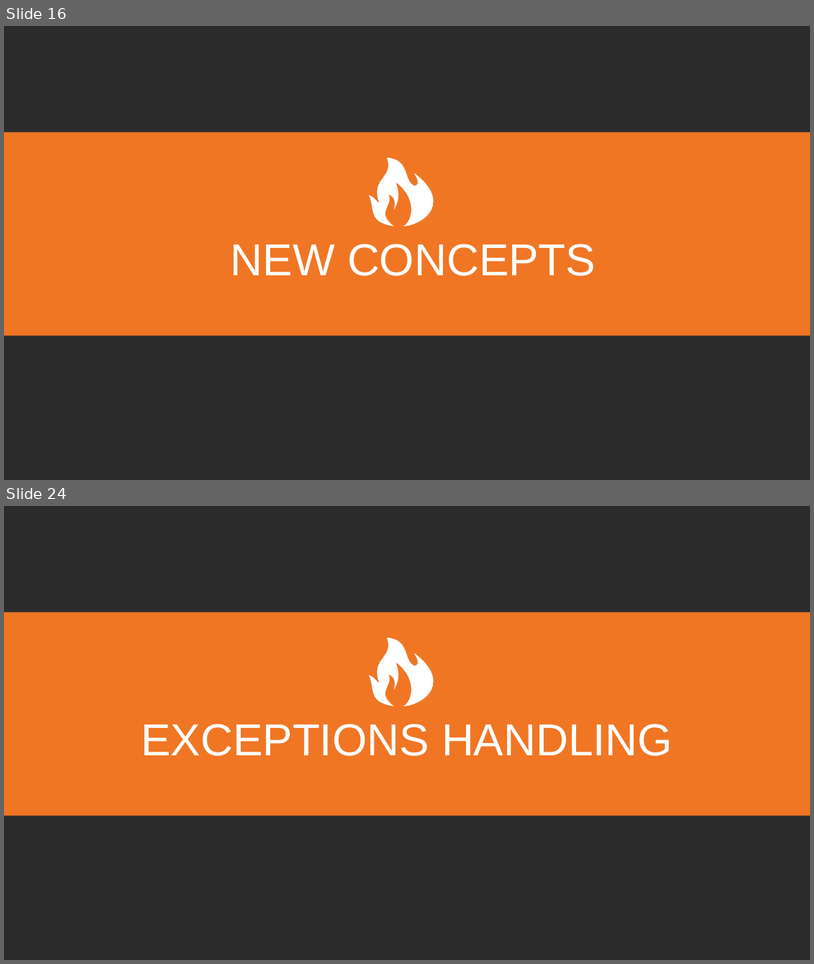
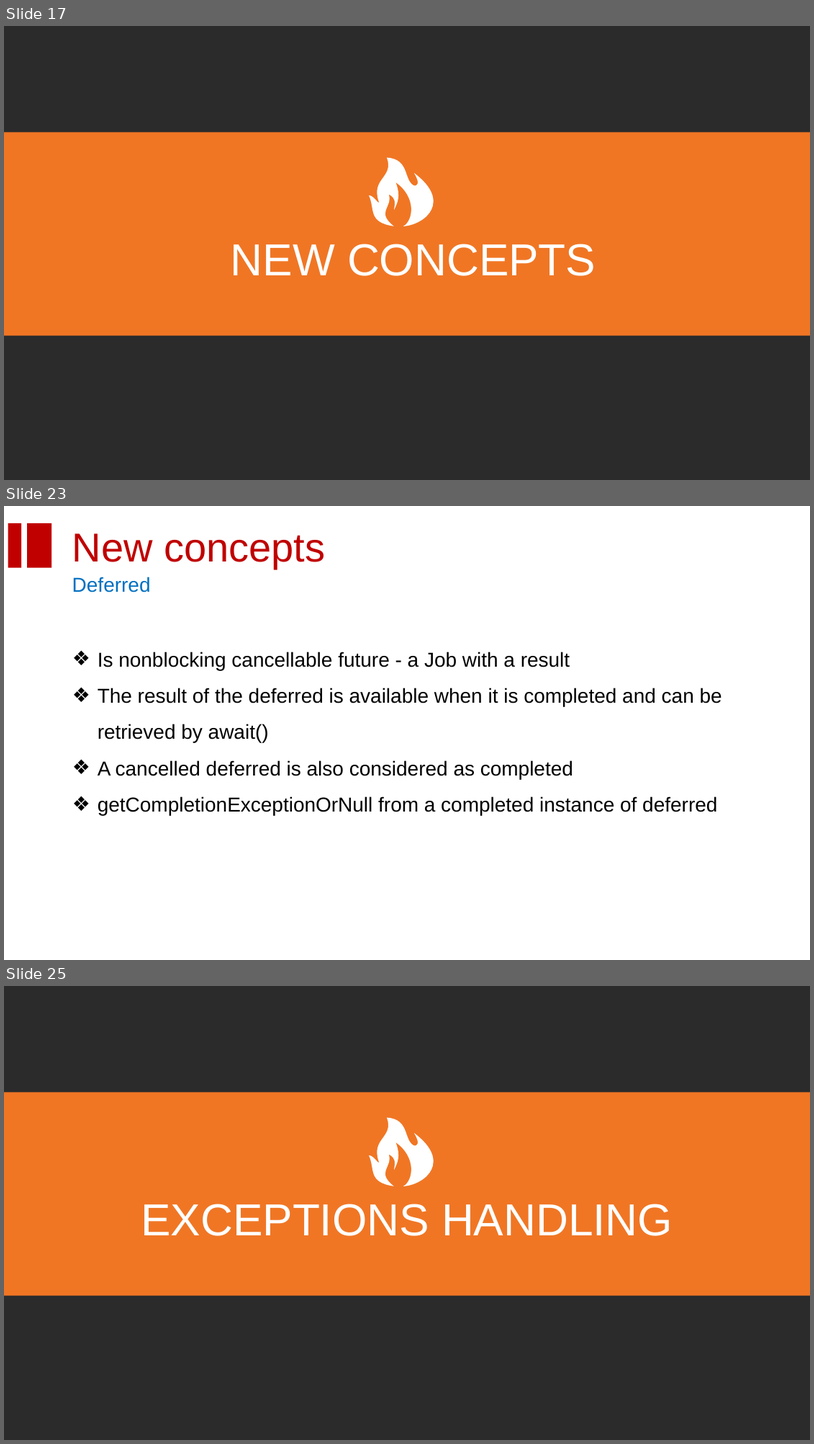
Before and after one commit to homanad/KotlinCoroutines, a slide deck: Coroutine.pptx. Shown one above the other, each under a label of ours: slides 16 and 24 before the commit, slides 17, 23 and 25 after it; the slides between them are not shown. The pictures are 814x964 and 814x1444 pixels, drawn with LibreOffice and Linux fonts; fonts in the diff are those of the drawing; background and template pictures are left out; a plain dark background stands for a picture behind light text. Boxes give left, top, right and bottom in pixels: in the first picture for what was removed or moved away, otherwise in the second. Text is boxed around its words. In the diff, an @@ line names an element or a change of style, - is before the commit and + after.

```diff
--- a/Coroutine.pptx
+++ b/Coroutine.pptx
@@ slide 23 added at [4, 506, 810, 960], background picture (left out) @@
@@ rectangle added at [8, 524, 22, 568], fill #C00000 @@
@@ rectangle added at [27, 523, 52, 568], fill #C00000 @@
@@ text added at [72, 533, 325, 568], 36 pt, text #C00000 @@
+New concepts
@@ text added at [72, 577, 151, 592], 18 pt, text #0070C0 @@
+Deferred
@@ text added at [98, 651, 723, 815], 18 pt, text #000000 @@
+❖ Is nonblocking cancellable future - a Job with a result
+❖ The result of the deferred is available when it is completed and can be retrieved by await()
+❖ A cancelled deferred is also considered as completed
+❖ getCompletionExceptionOrNull from a completed instance of deferred
@@ what was slide 16 is now slide 17 @@
@@ what was slide 24 is now slide 25 @@
```
Also in this commit, not shown: 16 slides changed, 13 other slides added, 14 slides removed.
